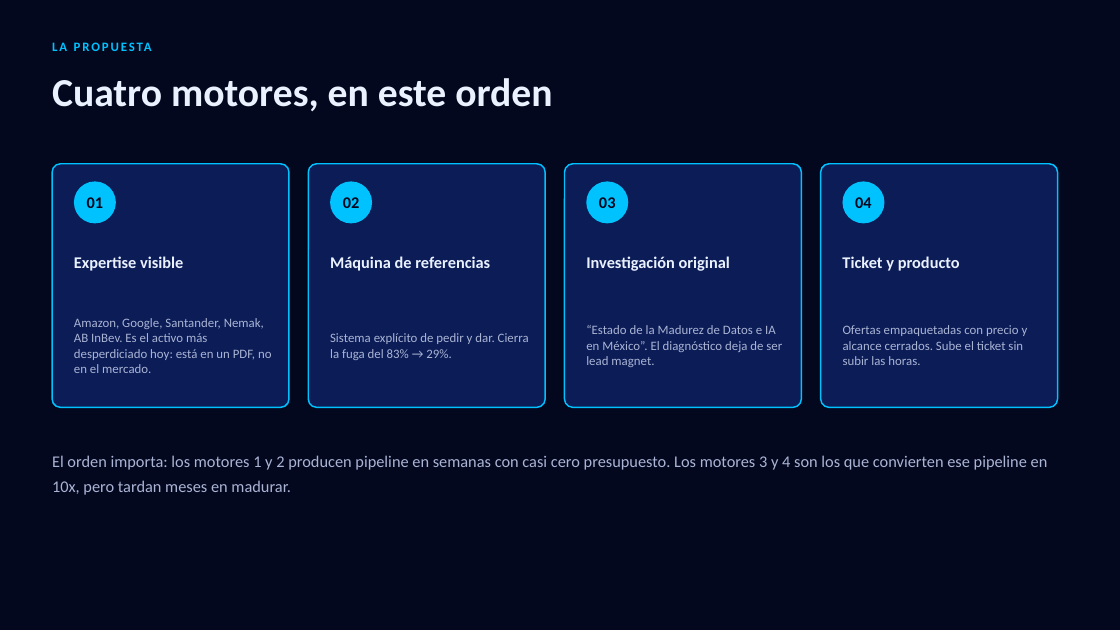
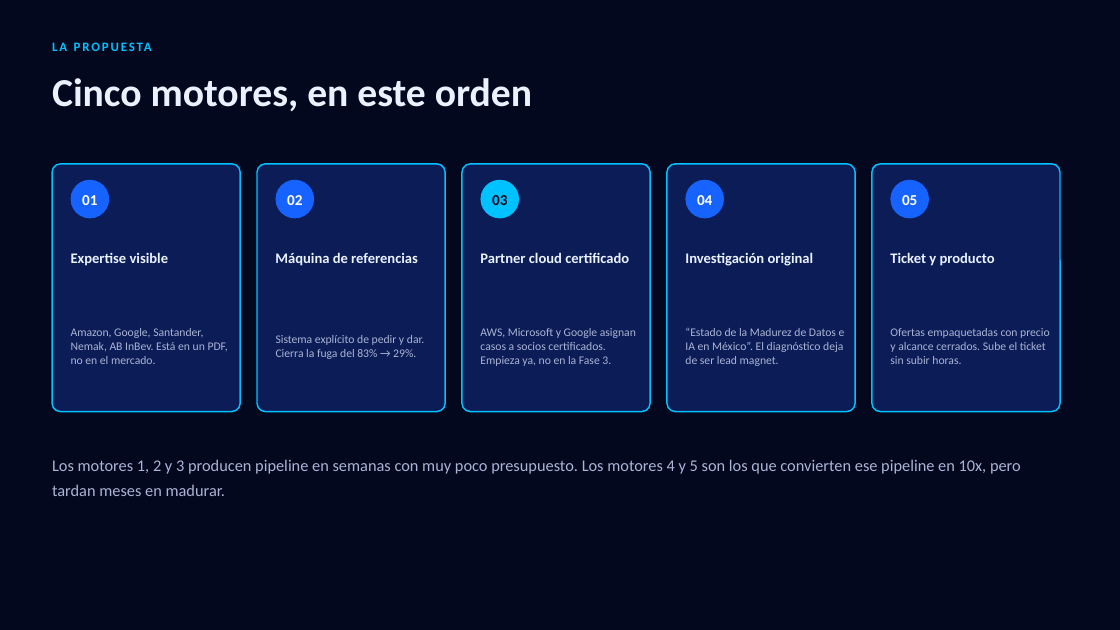
Before and after one commit to datarev-solutions/datarev-diagnostico, a slide deck: slide 9 of docs/plan-crecimiento-datarev.pptx. Drawn at 1120x630 pixels with LibreOffice and Linux fonts; fonts in the diff are those of the drawing. Boxes give left, top, right and bottom in pixels: in the first picture for what was removed or moved away, otherwise in the second. Text is boxed around its words. In the diff, an @@ line names an element or a change of style, - is before the commit and + after.

Commit message:
docs: add cloud partner certification as growth motor #3
Dante flagged the gap: AWS/Microsoft/Google partner programs weren't in the
plan as a growth lever, only buried as a Phase 3 line item. Research shows
AWS Select tier is weeks away (4 accredited individuals, 2 certifications,
USD 2,500/year) and Microsoft's program is free to join with 40 of 100
capability-score points coming from certifications alone — neither needs
existing revenue.

This is the one channel that directly attacks the 94%-shortlist finding:
being in a hyperscaler's partner directory puts DataRev in front of the
vendor's own quota-carrying sellers before a deal exists. Added as motor #3,
moved from Phase 3 to Phase 0 in the roadmap, synced across HTML and PPTX (17
slides now), all visually QA'd via LibreOffice render.

```diff
--- a/docs/plan-crecimiento-datarev.pptx
+++ b/docs/plan-crecimiento-datarev.pptx
@@ text at (52,78,532,111): text changed @@
-Cuatro motores, en este orden
+Cinco motores, en este orden
@@ rounded rectangle: place and size @@
-rounded rectangle at (52,164,289,408)
+rounded rectangle at (52,164,240,412)
@@ rounded rectangle: place and size @@
-rounded rectangle at (308,164,545,408)
+rounded rectangle at (257,164,445,412)
@@ rounded rectangle: place and size @@
-rounded rectangle at (565,164,802,408)
+rounded rectangle at (462,164,650,412)
@@ proportions changed in 4 elements at (52,164,240,412), (257,164,445,412), (462,164,650,412), (667,164,855,412) @@
@@ rounded rectangle: place and size @@
-rounded rectangle at (821,164,1058,408)
+rounded rectangle at (667,164,855,412)
@@ rounded rectangle added at (872,164,1060,412), fill #0B1C57, outline #00C2FF 1.25 pt @@
@@ ellipse: place and size @@
-ellipse at (74,181,116,223)
+ellipse at (71,180,109,218)
@@ text "02": place and size @@
-text "02" at (343,197,360,208)
+text "02" at (287,195,302,205)
@@ ellipse: place and size @@
-ellipse at (330,181,372,223)
+ellipse at (276,180,314,218)
@@ text "03": place and size @@
-text "03" at (599,197,616,208)
+text "03" at (492,195,507,205)
@@ text "03" at (492,195,507,205): size 14 to 13 pt @@
@@ ellipse: place and size @@
-ellipse at (586,181,628,223)
+ellipse at (481,180,519,218)
@@ size 14 to 13 pt, text colour #04081F to #FFFFFF in 3 elements at (82,195,97,205), (287,195,302,205), (697,195,712,205) @@
@@ text "04": place and size @@
-text "04" at (855,197,872,208)
+text "04" at (697,195,712,205)
@@ fill #00C2FF to #1763FF in 3 elements at (71,180,109,218), (276,180,314,218), (686,180,724,218) @@
@@ ellipse: place and size @@
-ellipse at (843,181,885,223)
+ellipse at (686,180,724,218)
@@ ellipse added at (891,180,929,218), fill #1763FF @@
@@ text added at (902,195,917,205), 13 pt, text #FFFFFF, bold @@
+05
@@ text "Máquina de referencias": place and size @@
-text "Máquina de referencias" at (330,256,490,271)
+text "Máquina de referencias" at (275,252,418,266)
@@ size 14 to 12.5 pt in 4 elements at (71,252,169,266), (275,252,418,266), (890,252,995,266), (685,252,814,266) @@
@@ text "Investigación original": place and size @@
-text "Investigación original" at (586,256,730,271)
+text "Investigación original" at (685,252,814,266)
@@ text "Ticket y producto": place and size @@
-text "Ticket y producto" at (842,256,960,271)
+text "Ticket y producto" at (890,252,995,266)
@@ text added at (480,252,629,263), 12.5 pt, text #EAF1FF, bold @@
+Partner cloud certificado
@@ text "Sistema explícito de pedir y ...": place and size @@
-text "Sistema explícito de pedir y ..." at (330,333,529,360)
+text "Sistema explícito de pedir y ..." at (276,335,424,359)
@@ text "Sistema explícito de pedir y ..." at (276,335,424,359): size 11 to 10 pt @@
@@ text "“Estado de la Madurez de ..." at (685,328,845,366): size 11 to 10 pt @@
@@ text "“Estado de la Madurez de ...": place and size @@
-text "“Estado de la Madurez de ..." at (586,325,782,367)
+text "“Estado de la Madurez de ..." at (685,328,845,366)
@@ text at (71,328,228,364): text changed; size 11 to 10 pt @@
-Amazon, Google, Santander, Nemak, AB InBev. Es el activo más desperdiciado hoy: está en un PDF, no en el mercado.
+Amazon, Google, Santander, Nemak, AB InBev. Está en un PDF, no en el mercado.
@@ text added at (480,328,636,366), 10 pt, text #AAB4D4 @@
+AWS, Microsoft y Google asignan casos a socios certificados. Empieza ya, no en la Fase 3.
@@ text at (890,328,1050,364): text changed; size 11 to 10 pt @@
-Ofertas empaquetadas con precio y alcance cerrados. Sube el ticket sin subir las horas.
+Ofertas empaquetadas con precio y alcance cerrados. Sube el ticket sin subir horas.
@@ text at (52,459,1021,496): text changed @@
-El orden importa: los motores 1 y 2 producen pipeline en semanas con casi cero presupuesto. Los motores 3 y 4 son los que convierten ese pipeline en 10x, pero tardan meses en madurar.
+Los motores 1, 2 y 3 producen pipeline en semanas con muy poco presupuesto. Los motores 4 y 5 son los que convierten ese pipeline en 10x, pero tardan meses en madurar.
```
Also in this commit, not shown: 5 other slides changed, 2 slides added, 2 other files.
